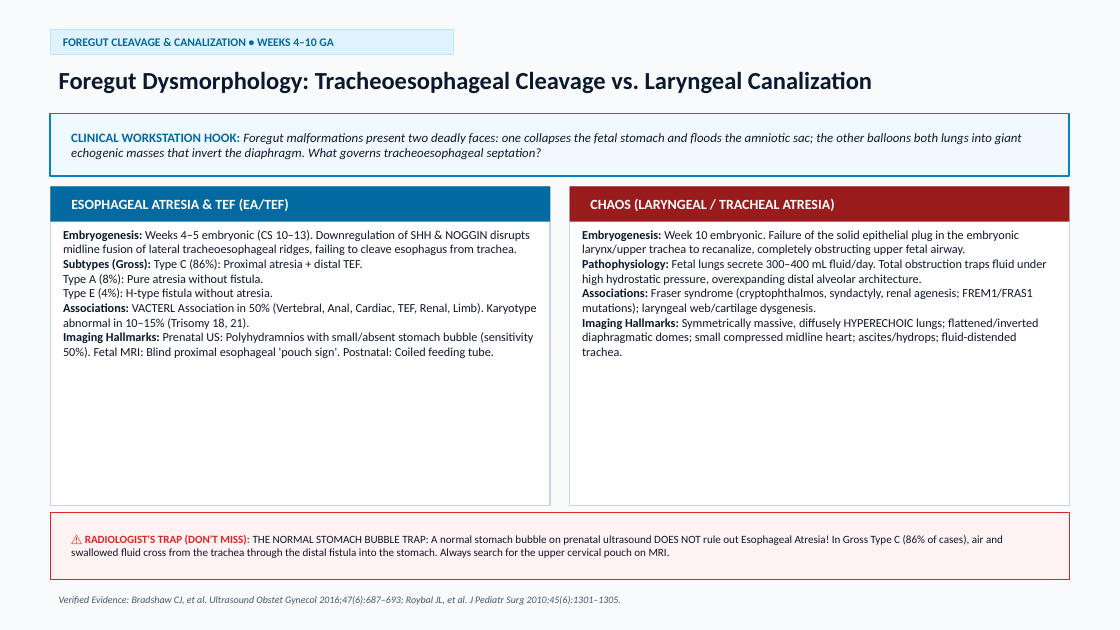
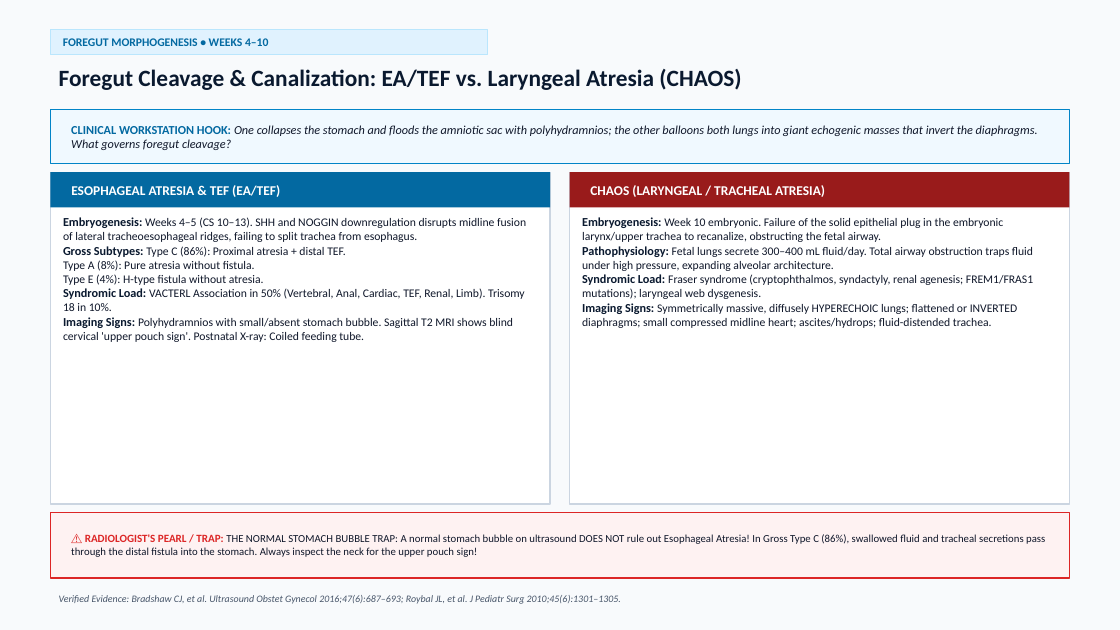
Before and after one commit to medicoforever/embryology-radiology-masterclass, a slide deck: slide 9 of Embryology_GIT_GU_Radiology_Masterclass.pptx (slide 4 before the commit). Drawn at 1120x630 pixels with LibreOffice and Linux fonts; fonts in the diff are those of the drawing. Boxes give left, top, right and bottom in pixels: in the first picture for what was removed or moved away, otherwise in the second. Text is boxed around its words. In the diff, an @@ line names an element or a change of style, - is before the commit and + after.

```diff
--- a/Embryology_GIT_GU_Radiology_Masterclass.pptx
+++ b/Embryology_GIT_GU_Radiology_Masterclass.pptx
@@ rectangle resized from (x1=50, y1=29, x2=454, y2=55) to (x1=50, y1=29, x2=487, y2=55) @@
@@ text at (x1=63, y1=38, x2=268, y2=46): text changed @@
-FOREGUT CLEAVAGE & CANALIZATION • WEEKS 4–10 GA
+FOREGUT MORPHOGENESIS • WEEKS 4–10
@@ text at (x1=59, y1=69, x2=741, y2=90): text changed; size 21 to 20 pt @@
-Foregut Dysmorphology: Tracheoesophageal Cleavage vs. Laryngeal Canalization
+Foregut Cleavage & Canalization: EA/TEF vs. Laryngeal Atresia (CHAOS)
@@ rectangle resized from (x1=50, y1=113, x2=1070, y2=176) to (x1=50, y1=109, x2=1070, y2=164) @@
@@ rectangle at (x1=50, y1=109, x2=1070, y2=164): outline #0284C7 1.5 pt to #0284C7 1.2 pt @@
@@ text at (x1=71, y1=125, x2=1038, y2=150): text changed; size 11 to 10.5 pt @@
-CLINICAL WORKSTATION HOOK: Foregut malformations present two deadly faces: one collapses the fetal stomach and floods the amniotic sac; the other balloons both lungs into giant echogenic masses that invert the diaphragm. What governs tracheoesophageal septation?
+CLINICAL WORKSTATION HOOK: One collapses the stomach and floods the amniotic sac with polyhydramnios; the other balloons both lungs into giant echogenic masses that invert the diaphragms. What governs foregut cleavage?
@@ rectangle resized from (x1=50, y1=187, x2=550, y2=506) to (x1=50, y1=172, x2=550, y2=504) @@
@@ text "ESOPHAGEAL ATRESIA & TEF (EA/TEF)" at (x1=71, y1=185, x2=280, y2=197): size 12 to 11.5 pt @@
@@ 2 texts, 2 rectangles moved together from (x1=50, y1=187, x2=1070, y2=222) to (x1=50, y1=172, x2=1070, y2=208) @@
@@ rectangle resized from (x1=570, y1=187, x2=1070, y2=506) to (x1=570, y1=172, x2=1070, y2=504) @@
@@ text "CHAOS (LARYNGEAL / TRACHEAL ATRESIA)" at (x1=590, y1=185, x2=825, y2=197): size 12 to 11.5 pt @@
@@ text at (x1=63, y1=217, x2=526, y2=342): text changed; size 10.5 to 10 pt @@
-Embryogenesis: Weeks 4–5 embryonic (CS 10–13). Downregulation of SHH & NOGGIN disrupts midline fusion of lateral tracheoesophageal ridges, failing to cleave esophagus from trachea.
-Subtypes (Gross): Type C (86%): Proximal atresia + distal TEF.
-Type A (8%): Pure atresia without fistula.
-Type E (4%): H-type fistula without atresia.
-Associations: VACTERL Association in 50% (Vertebral, Anal, Cardiac, TEF, Renal, Limb). Karyotype abnormal in 10–15% (Trisomy 18, 21).
-Imaging Hallmarks: Prenatal US: Polyhydramnios with small/absent stomach bubble (sensitivity 50%). Fetal MRI: Blind proximal esophageal 'pouch sign'. Postnatal: Coiled feeding tube.
+Embryogenesis: Weeks 4–5 (CS 10–13). SHH and NOGGIN downregulation disrupts midline fusion of lateral tracheoesophageal ridges, failing to split trachea from esophagus.
+Gross Subtypes: Type C (86%): Proximal atresia + distal TEF.
+Type A (8%): Pure atresia without fistula.
+Type E (4%): H-type fistula without atresia.
+Syndromic Load: VACTERL Association in 50% (Vertebral, Anal, Cardiac, TEF, Renal, Limb). Trisomy 18 in 10%.
+Imaging Signs: Polyhydramnios with small/absent stomach bubble. Sagittal T2 MRI shows blind cervical 'upper pouch sign'. Postnatal X-ray: Coiled feeding tube.
@@ text at (x1=582, y1=217, x2=1033, y2=328): text changed; size 10.5 to 10 pt @@
-Embryogenesis: Week 10 embryonic. Failure of the solid epithelial plug in the embryonic larynx/upper trachea to recanalize, completely obstructing upper fetal airway.
-Pathophysiology: Fetal lungs secrete 300–400 mL fluid/day. Total obstruction traps fluid under high hydrostatic pressure, overexpanding distal alveolar architecture.
-Associations: Fraser syndrome (cryptophthalmos, syndactyly, renal agenesis; FREM1/FRAS1 mutations); laryngeal web/cartilage dysgenesis.
-Imaging Hallmarks: Symmetrically massive, diffusely HYPERECHOIC lungs; flattened/inverted diaphragmatic domes; small compressed midline heart; ascites/hydrops; fluid-distended trachea.
+Embryogenesis: Week 10 embryonic. Failure of the solid epithelial plug in the embryonic larynx/upper trachea to recanalize, obstructing the fetal airway.
+Pathophysiology: Fetal lungs secrete 300–400 mL fluid/day. Total airway obstruction traps fluid under high pressure, expanding alveolar architecture.
+Syndromic Load: Fraser syndrome (cryptophthalmos, syndactyly, renal agenesis; FREM1/FRAS1 mutations); laryngeal web dysgenesis.
+Imaging Signs: Symmetrically massive, diffusely HYPERECHOIC lungs; flattened or INVERTED diaphragms; small compressed midline heart; ascites/hydrops; fluid-distended trachea.
@@ text at (x1=71, y1=534, x2=1045, y2=557): text changed; size 9.5 to 9.2 pt @@
-⚠️ RADIOLOGIST'S TRAP (DON'T MISS): THE NORMAL STOMACH BUBBLE TRAP: A normal stomach bubble on prenatal ultrasound DOES NOT rule out Esophageal Atresia! In Gross Type C (86% of cases), air and swallowed fluid cross from the trachea through the distal fistula into the stomach. Always search for the upper cervical pouch on MRI.
+⚠️ RADIOLOGIST'S PEARL / TRAP: THE NORMAL STOMACH BUBBLE TRAP: A normal stomach bubble on ultrasound DOES NOT rule out Esophageal Atresia! In Gross Type C (86%), swallowed fluid and tracheal secretions pass through the distal fistula into the stomach. Always inspect the neck for the upper pouch sign!
```
Also in this commit, not shown: 15 other slides changed, 14 slides added, 4 slides removed.
